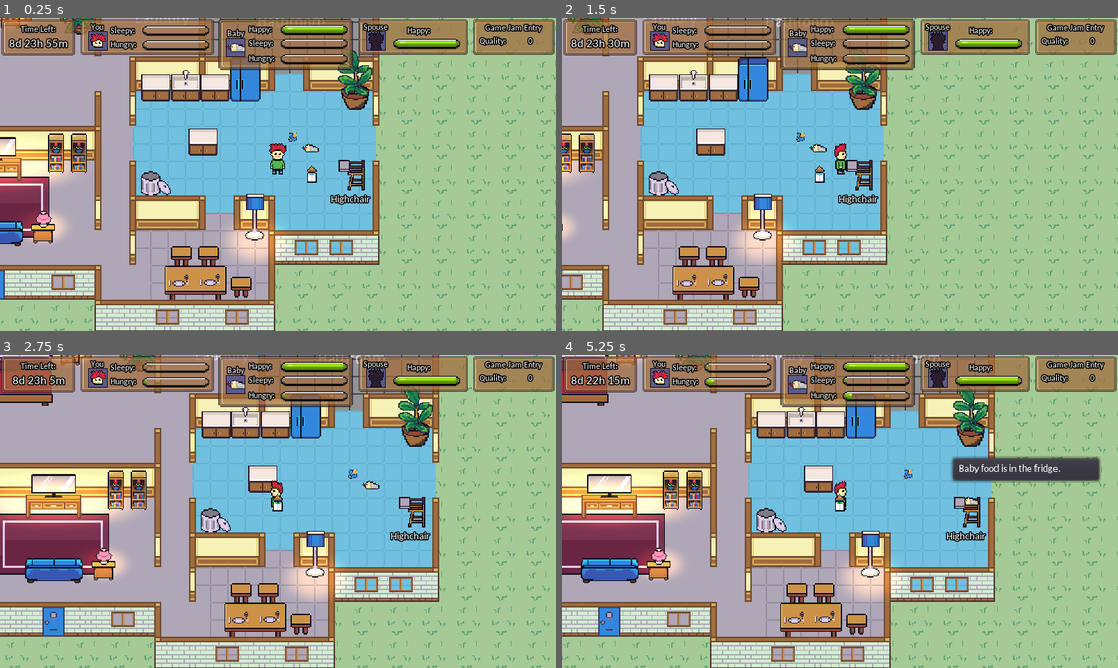
Above: before the commit, frames 1-4 (two rows, left to right).
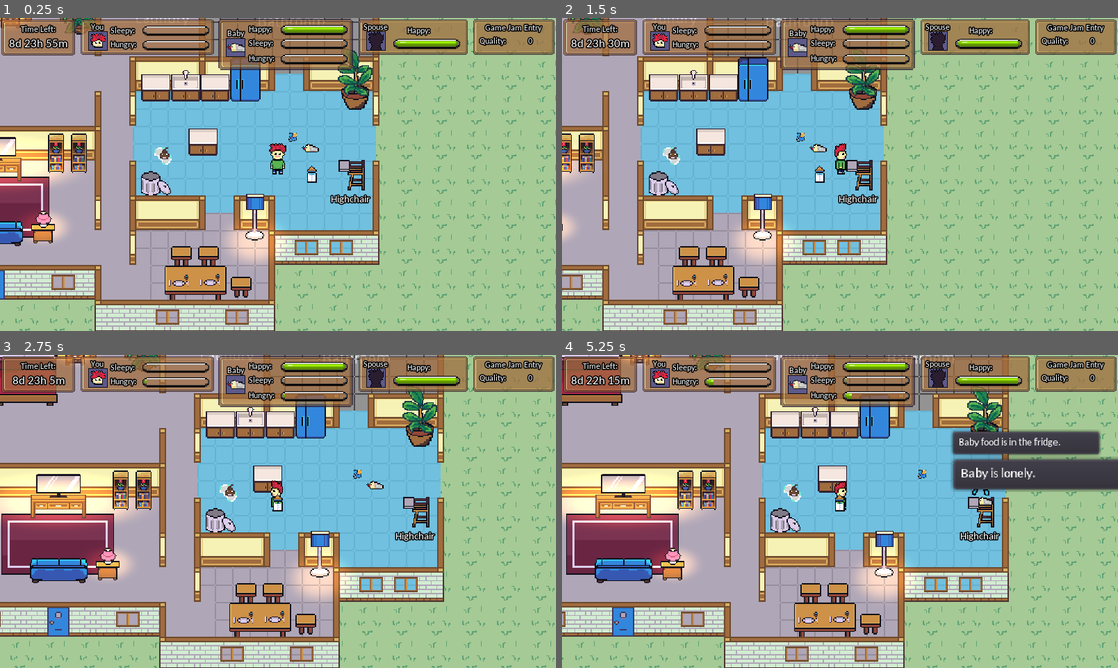
Above: after the commit, the same moments.

Repository: kevinms/godot-wild-jam-24
Game: Godot game, scene res://HouseV2.tscn
Same seed, same stepped clock (60 frames per second), same inputs: the game is played once before the commit and once after it. The engine's default icon, where the game draws it, is replaced by a stand-in: a white triangle on a blue panel in a dark square. Sound files missing from this copy of the repository are replaced by a short silence.
Inputs:
- Up to frame 1 (0.25 s): no input
- Up to frame 2 (1.5 s): tap Enter (ui_accept) at 0.5 s; hold Enter (ui_accept) 0.53-1.28 s; hold Right (ui_right) from 0.53 s (still down); tap Shift at 1.35 s
- Up to frame 3 (2.75 s): tap Enter (ui_accept) at 1.52, 1.55, 1.82, 2 s; release Right (ui_right) at 2.03 s; hold Left (ui_left) from 2.03 s (still down); hold Enter (ui_accept) from 2.03 s (still down); tap Ctrl at 2.1 s
- Up to frame 4 (5.25 s): release Left (ui_left) at 2.78 s; release Enter (ui_accept) at 2.78 s; hold Right (ui_right) 2.78-4.28 s; tap Alt at 2.85 s; tap Enter (ui_accept) at 3.02, 3.05, 3.32, 4.52, 4.55, 4.82 s; hold Enter (ui_accept) 3.53-4.28 s; hold Left (ui_left) 4.28-5.03 s; tap Shift at 4.35 s; hold Right (ui_right) from 5.03 s (still down); hold Enter (ui_accept) from 5.03 s (still down); tap Ctrl at 5.1 s

The runs differ from the first frame. In frame 1, 0.1% of the frame differs, in the area x 27-31%, y 41-47%; in frame 2, 0.1%; in frame 3, 16%; in frame 4, 28%, in the area x 0-100%, y 0-100%.

Commit message:
Lot's of UI fixes and manipulation of stats!

Diff:
--- a/Furniture/BedLarge.gd
+++ b/Furniture/BedLarge.gd
@@ -1,4 +1,6 @@
 extends StaticBody2D
 
-func interact(guiHandle, player):
-	guiHandle.endDay()
+func interact(gui, player):
+	Helper.min_remaining -= Helper.player_sleep_in_bed_min
+	Helper.player_sleepiness = 0
+	gui.play_day_transition()
--- a/Helper.gd
+++ b/Helper.gd
@@ -1,41 +1,89 @@
 extends Node
 
-var player_name: String
-var baby_name: String
-var spouse_name: String
+var player_name: String = "Player" setget set_player_name
+var baby_name: String = "Baby"  setget set_baby_name
+var spouse_name: String = "Spouse"  setget set_spouse_name
 
+func set_player_name(value):
+	player_name = value.strip_edges()
+	if player_name == "":
+		player_name = "Player"
+func set_baby_name(value):
+	baby_name = value.strip_edges()
+	if baby_name == "":
+		baby_name = "Baby"
+func set_spouse_name(value):
+	spouse_name = value.strip_edges()
+	if spouse_name == "":
+		spouse_name = "Spouse"
+
+# Everything that effects the important stats should use time_scale... so that time_scale works!
 const time_scale = 1.0
 
 # Important game stats displayed by UI
 var min_remaining: int
 var player_sleepiness: float setget set_player_sleepiness
-const player_sleepiness_per_min = 100.0 / (24.0 * 60.0) * time_scale # Every 24h sim time, sleepiness will be 100%
 var player_hungriness: float setget set_player_hungriness
-const player_hungriness_per_min = 100.0 / (12.0 * 60.0) * time_scale # Every 12h sim time, hungriness will be 100%
 var baby_happiness: float setget set_baby_happiness
 var baby_sleepiness: float setget set_baby_sleepiness
-const baby_sleepiness_per_min = 100.0 / (24.0 * 60.0) * time_scale # Every 24h sim time, sleepiness will be 100%
 var baby_hungriness: float setget set_baby_hungriness
-const baby_hungriness_per_min = 100.0 / (12.0 * 60.0) * time_scale # Every 12h sim time, hungriness will be 100%
 var spouse_happiness: float setget set_spouse_happiness
-const spouse_trash_hatred_per_item_per_min = 100.0 / (24.0 * 60.0) * time_scale # Every 24h sim time, sleepiness will be 100%
-const spouse_crying_hatred_per_min = 100.0 / (24.0 * 60.0) * time_scale # Every 24h sim time, sleepiness will be 100%
-const baby_crying_hatred_per_min = 100.0 / (24.0 * 60.0) * time_scale # Every 24h sim time, sleepiness will be 100%
 var game_quality: float
 var trash_generated: float
 var trash_disposed: int
 
+const player_sleep_in_bed_min = (7*60) # 7h sim time
+const player_sleepiness_per_min = 100.0 / (24.0 * 60.0) * time_scale # Every 24h sim time, sleepiness will be 100%
+const player_hungriness_per_min = 100.0 / (12.0 * 60.0) * time_scale # Every 12h sim time, hungriness will be 100%
+const baby_sleepiness_per_min = 100.0 / (24.0 * 60.0) * time_scale # Every 24h sim time, sleepiness will be 100%
+const baby_hungriness_per_min = 100.0 / (12.0 * 60.0) * time_scale # Every 12h sim time, hungriness will be 100%
+const spouse_trash_hatred_per_item_per_min = 100.0 / (24.0 * 60.0) * time_scale # Every 24h sim time, sleepiness will be 100%
+const spouse_crying_hatred_per_min = 100.0 / (24.0 * 60.0) * time_scale # Every 24h sim time, sleepiness will be 100%
+const baby_crying_hatred_per_min = 100.0 / (24.0 * 60.0) * time_scale # Every 24h sim time, sleepiness will be 100%
+
+enum Threshold {
+	INCREASING, DECREASING
+}
+
+func crossing_thresholds(old, new, thresholds: Array, direction) -> bool:
+	for threshold in thresholds:
+		if threshold <= max(old, new) and threshold >= min(old, new):
+			# It is crossing this threshold.
+			var is_decreasing = new < old
+
+			# Make sure we are crossing in the correct direction.
+			if direction == Threshold.DECREASING and new <= old:
+				return true
+			if direction == Threshold.INCREASING and new >= old:
+				return true
+
+			return false
+
+	return false
+
 func set_player_sleepiness(value):
+	if crossing_thresholds(player_sleepiness, value, [75], Threshold.INCREASING):
+		Helper.notify("%s is very sleepy -- take a nap to speed up." % Helper.player_name)
 	player_sleepiness = clamp(value, 0.0, 100.0)
 func set_player_hungriness(value):
+	if crossing_thresholds(player_hungriness, value, [75], Threshold.INCREASING):
+		Helper.notify("%s is very hungry -- eat some food or... die." % Helper.player_name)
 	player_hungriness = clamp(value, 0.0, 100.0)
 func set_baby_happiness(value):
+	if crossing_thresholds(baby_happiness, value, [25], Threshold.DECREASING):
+		Helper.notify("%s is very unhappy." % Helper.baby_name)
 	baby_happiness = clamp(value, 0.0, 100.0)
 func set_baby_sleepiness(value):
+	if crossing_thresholds(baby_sleepiness, value, [75], Threshold.INCREASING):
+		Helper.notify("%s is very sleepy -- the crib will help." % Helper.baby_name)
 	baby_sleepiness = clamp(value, 0.0, 100.0)
 func set_baby_hungriness(value):
+	if crossing_thresholds(baby_hungriness, value, [75], Threshold.INCREASING):
+		Helper.notify("%s is very hungry -- it will starve :'(" % Helper.baby_name)
 	baby_hungriness = clamp(value, 0.0, 100.0)
 func set_spouse_happiness(value):
+	if crossing_thresholds(spouse_happiness, value, [25], Threshold.DECREASING):
+		Helper.notify("%s is very unhappy." % Helper.spouse_name)
 	spouse_happiness = clamp(value, 0.0, 100.0)
 
 # Indirectly important stats (other stats are adjusted based on these)
--- a/HouseV2.tscn
+++ b/HouseV2.tscn
@@ -670,7 +670,7 @@
 position = Vector2( 46.9881, 180.645 )
 
 [node name="DirtyDiaper" parent="YSort" instance=ExtResource( 32 )]
-position = Vector2( 336.266, -128.986 )
+position = Vector2( 332.261, 100.273 )
 
 [node name="Highchair" parent="YSort" instance=ExtResource( 35 )]
 position = Vector2( 502.434, 123.487 )
--- a/Interactions/Highchair.gd
+++ b/Interactions/Highchair.gd
@@ -23,6 +23,7 @@
 
 	# Update global stats
 	Helper.baby_bottles_used += 1
+	Helper.baby_hungriness = 0.0
 
 	# Remove food item
 	if food:
--- a/Player.gd
+++ b/Player.gd
@@ -2,7 +2,7 @@
 
 const ACCEL = 2000
 const MAX_SPEED = 200
-const MIN_SPEED = 100
+const MIN_SPEED = 50
 const FRICTION = 1200
 
 enum State {
@@ -34,10 +34,6 @@
 	print(object)
 	if object.has_method("interact"):
 		object.interact(guiHandle, self)
-
-	if object.get_name() == "Fridge":
-		print("Opening the fridge for a snack!")
-		guiHandle.updateEnergy(100)
 
 func pickup_or_drop() -> bool:
 	# Drop the object, if we already have one.
@@ -123,9 +119,9 @@
 		animationTree.set("parameters/Idle/blend_position", input_vector)
 		animationTree.set("parameters/Walk/blend_position", input_vector)
 		animationState.travel("Walk")
-		var effectiveSpeed = MAX_SPEED * (guiHandle.getEnergy() / 100.0 )
-		if effectiveSpeed < MIN_SPEED:
-			effectiveSpeed = MIN_SPEED
+
+		var effectiveSpeed = lerp(MIN_SPEED, MAX_SPEED, 1.0 - (Helper.player_sleepiness / 100.0))
+
 		velocity = velocity.move_toward(input_vector*effectiveSpeed, ACCEL * delta)
 	else:
 		animationState.travel("Idle")
--- a/UI/GUI.gd
+++ b/UI/GUI.gd
@@ -1,64 +1,18 @@
 extends Control
-
-var day = 0
-var hour = 0
-var minute = 0
-const INTERVAL = 1
-
-var energy = 100.0
-const ENERGYRATE = 0.8
-
-onready var numberElement = $margin/HBoxContainer/Bars/Bar/Count/Number
-onready var energyGuageElement = $margin/HBoxContainer/Bars/Bar/Guage
-onready var minHand = $margin/HBoxContainer/Bars/Bar/Count/Title/MinuteHand
-onready var hourHand = $margin/HBoxContainer/Bars/Bar/Count/Title/HourHand
-onready var anim = $AnimationPlayer
 
 onready var dayLabel = $CanvasLayer/CenterContainer/DayLabel
 onready var remainingLabel = $CanvasLayer/CenterContainer/RemainingLabel
 
-func _ready():
-	hour = 7
-	minute = 0
-	updateUI()
+func play_day_transition():
+	var d = Helper.min_remaining / (24*60)
+	var h = Helper.min_remaining / 60 % 24
+	var m = Helper.min_remaining % 60
 
-func updateEnergy(level):
-	energy = level
-	updateUI()
+	dayLabel.text = "Day: %d" % [9-d]
+	remainingLabel.text = "%d days %d hours %d min remaining" % [d, h, m]
 
-func getEnergy():
-	return energy
-
-func endDay():
-	print("End of day!")
-	hour = 7
-	minute = 0
-	day += 1
-	updateUI()
-	anim.play("EndOfDay")
-
-func updateUI():
-	numberElement.text = "%02d:%02d" % [hour, minute]
-	dayLabel.text = "Day: %d" % [day]
-	remainingLabel.text = "%d days %d hours %d min remaining" % [9 - day, 24-hour, 60-minute]
-
-	energyGuageElement.value = energy
-	minHand.rect_rotation = minute/60.0*360
-	hourHand.rect_rotation = (hour/12.0 + minute/60.0/12 )*360
-
-func _on_Timer_timeout():
-	minute += INTERVAL
-	if minute > 60:
-		minute = 0
-		hour += 1
-	if hour > 12:
-		hour = 1
-		day += 1
-
-	energy -= ENERGYRATE
-	updateUI()
-
+	$AnimationPlayer.play("EndOfDay")
 
 func _on_AnimationPlayer_animation_finished(anim_name):
 	if anim_name == "EndOfDay":
-		energy = 100
+		Helper.player_sleepiness = 0
--- a/UI/GUI.tscn
+++ b/UI/GUI.tscn
@@ -1,12 +1,6 @@
-[gd_scene load_steps=13 format=2]
-
-[ext_resource path="res://UI/clock_minute_hand.png" type="Texture" id=1]
-[ext_resource path="res://UI/menu_bg.png" type="Texture" id=2]
-[ext_resource path="res://UI/green_bar.png" type="Texture" id=3]
-[ext_resource path="res://UI/bar_outline.png" type="Texture" id=4]
+[gd_scene load_steps=7 format=2]
+
 [ext_resource path="res://UI/GUI.gd" type="Script" id=5]
-[ext_resource path="res://UI/clock_face.png" type="Texture" id=6]
-[ext_resource path="res://UI/clock_hour_hand.png" type="Texture" id=7]
 [ext_resource path="res://Fonts/carlito/Carlito-Regular.ttf" type="DynamicFontData" id=8]
 
 [sub_resource type="DynamicFont" id=1]
@@ -255,7 +249,7 @@
 
 [node name="RemainingLabel" type="Label" parent="CanvasLayer/CenterContainer"]
 margin_left = 200.0
-margin_top = 200.0
+margin_top = 136.0
 margin_right = 312.0
 margin_bottom = 152.0
 custom_fonts/font = SubResource( 2 )
@@ -265,98 +259,4 @@
 [node name="AnimationPlayer" type="AnimationPlayer" parent="."]
 anims/EndOfDay = SubResource( 3 )
 anims/FadeToBlack = SubResource( 4 )
-
-[node name="margin" type="MarginContainer" parent="."]
-margin_right = 512.0
-margin_bottom = 40.0
-custom_constants/margin_right = 4
-custom_constants/margin_top = 4
-custom_constants/margin_left = 4
-custom_constants/margin_bottom = 4
-__meta__ = {
-"_edit_use_anchors_": false
-}
-
-[node name="Timer" type="Timer" parent="margin"]
-wait_time = 0.25
-autostart = true
-
-[node name="HBoxContainer" type="HBoxContainer" parent="margin"]
-margin_left = 4.0
-margin_top = 4.0
-margin_right = 508.0
-margin_bottom = 36.0
-
-[node name="Bars" type="VBoxContainer" parent="margin/HBoxContainer"]
-margin_right = 133.0
-margin_bottom = 32.0
-
-[node name="Bar" type="HBoxContainer" parent="margin/HBoxContainer/Bars"]
-margin_right = 133.0
-margin_bottom = 32.0
-
-[node name="Count" type="MarginContainer" parent="margin/HBoxContainer/Bars/Bar"]
-margin_right = 65.0
-margin_bottom = 32.0
-
-[node name="Background" type="NinePatchRect" parent="margin/HBoxContainer/Bars/Bar/Count"]
-margin_right = 65.0
-margin_bottom = 32.0
-rect_min_size = Vector2( 65, 32 )
-texture = ExtResource( 2 )
-
-[node name="Title" type="TextureRect" parent="margin/HBoxContainer/Bars/Bar/Count"]
-margin_right = 65.0
-margin_bottom = 32.0
-texture = ExtResource( 6 )
-
-[node name="MinuteHand" type="TextureRect" parent="margin/HBoxContainer/Bars/Bar/Count/Title"]
-margin_right = 40.0
-margin_bottom = 40.0
-rect_rotation = 360.0
-rect_pivot_offset = Vector2( 16, 16 )
-texture = ExtResource( 1 )
-__meta__ = {
-"_edit_use_anchors_": false
-}
-
-[node name="HourHand" type="TextureRect" parent="margin/HBoxContainer/Bars/Bar/Count/Title"]
-margin_right = 40.0
-margin_bottom = 40.0
-rect_pivot_offset = Vector2( 16, 16 )
-texture = ExtResource( 7 )
-__meta__ = {
-"_edit_use_anchors_": false
-}
-
-[node name="Number" type="Label" parent="margin/HBoxContainer/Bars/Bar/Count"]
-margin_top = 9.0
-margin_right = 65.0
-margin_bottom = 23.0
-text = "12:35"
-align = 2
-
-[node name="Guage" type="TextureProgress" parent="margin/HBoxContainer/Bars/Bar"]
-margin_left = 69.0
-margin_right = 133.0
-margin_bottom = 32.0
-value = 60.0
-texture_under = ExtResource( 4 )
-texture_progress = ExtResource( 3 )
-
-[node name="Counters" type="HBoxContainer" parent="margin/HBoxContainer"]
-margin_left = 137.0
-margin_right = 137.0
-margin_bottom = 32.0
-
-[node name="DaySummary" type="MarginContainer" parent="."]
-visible = false
-margin_left = 40.0
-margin_top = 40.0
-margin_right = 40.0
-margin_bottom = 40.0
-__meta__ = {
-"_edit_use_anchors_": false
-}
 [connection signal="animation_finished" from="AnimationPlayer" to="." method="_on_AnimationPlayer_animation_finished"]
-[connection signal="timeout" from="margin/Timer" to="." method="_on_Timer_timeout"]
